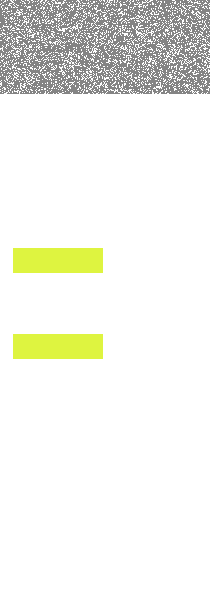
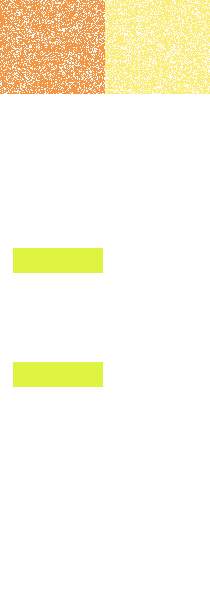
Two versions of the same layered image (210x595). Layer-by-layer changes:
showed "엉덩이" over (13, 362, 103, 387)
hid "허리" over (13, 334, 103, 359)
renamed "오프라인-남자-동복" to "동복", hid it, painted on it over (0, 0, 210, 387)
renamed "오프라인-남자-하복" to "하복", showed it, painted on it over (0, 0, 210, 387)
showed "온라인-여자" over (0, 0, 210, 387)
